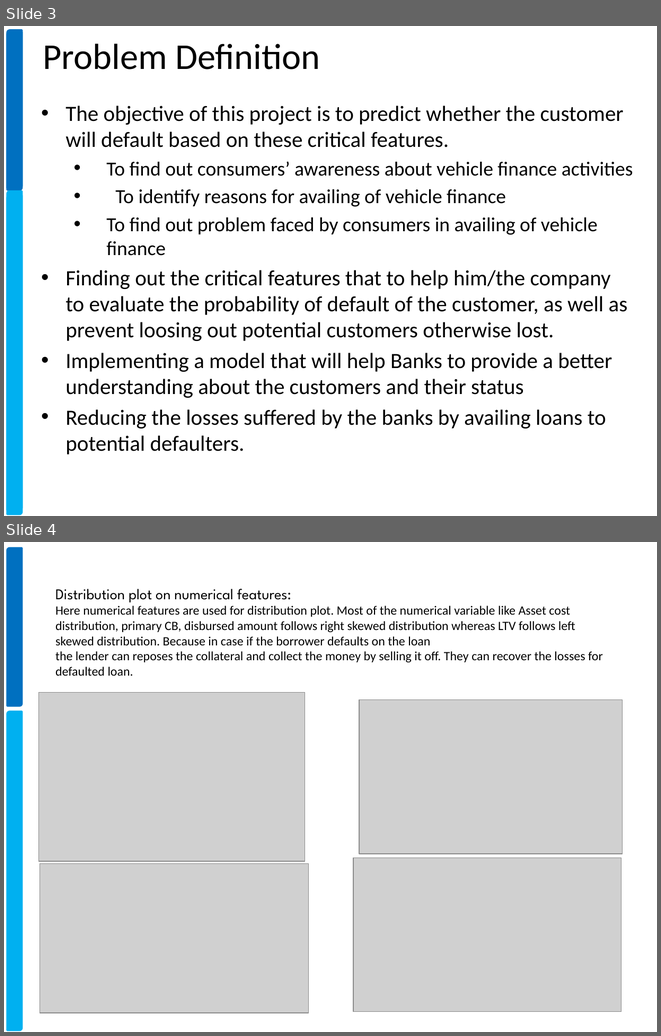
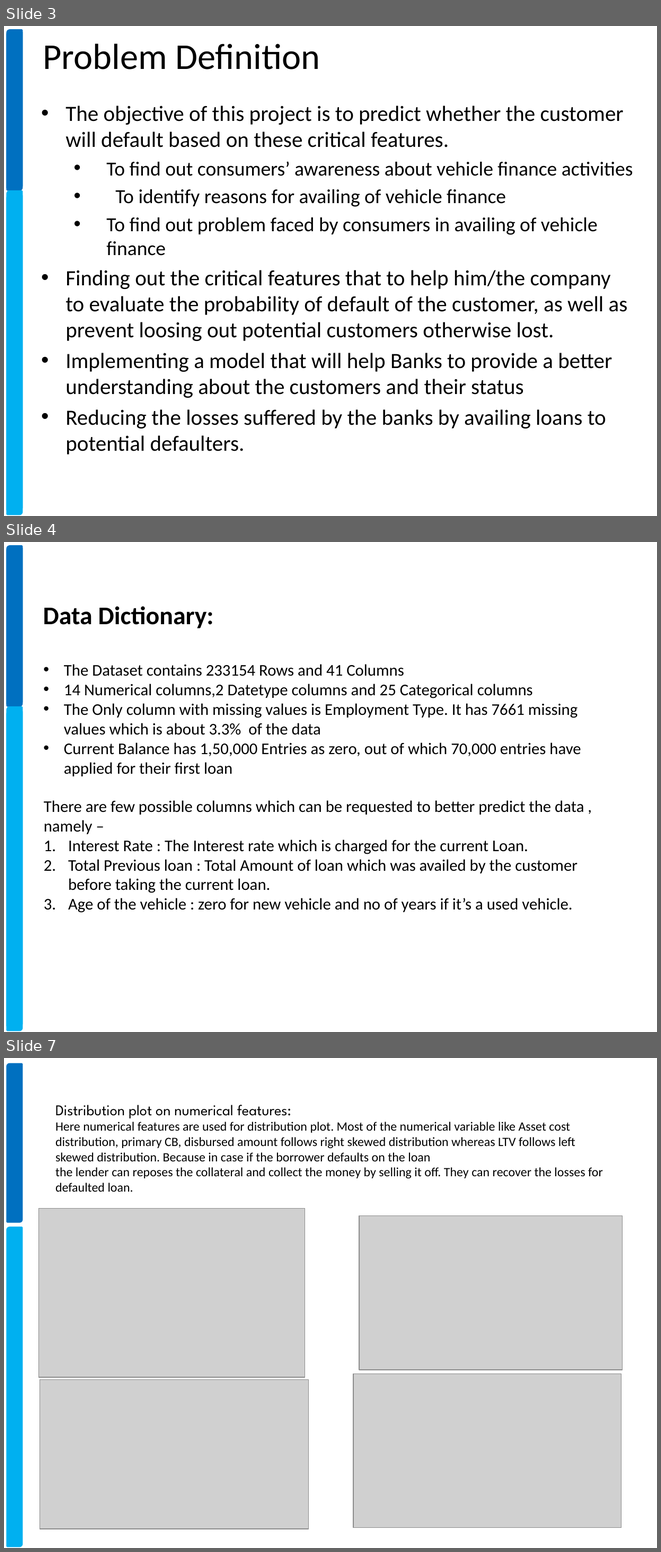
Before and after one commit to xavierigneous/Vehicle-Loan-Default-Prediction, a slide deck: Vehicle Loan Default Prediction.pptx. Shown one above the other, each under a label of ours: slides 3 and 4 before the commit, slides 3, 4 and 7 after it; the slides between them are not shown. The pictures are 661x1036 and 661x1552 pixels, drawn with LibreOffice and Linux fonts; fonts in the diff are those of the drawing; grey boxes stand for pictures; background and template pictures are left out. Boxes give left, top, right and bottom in pixels: in the first picture for what was removed or moved away, otherwise in the second. Text is boxed around its words. In the diff, an @@ line names an element or a change of style, - is before the commit and + after.

```diff
--- a/Vehicle Loan Default Prediction.pptx
+++ b/Vehicle Loan Default Prediction.pptx
@@ slide 4 added at <box>4,542,657,1032</box>, background #FFFFFF; not listed: 2 template elements that a slide beside it also shows @@
@@ round diag rect added at <box>7,546,22,704</box>, fill #0070C0, outline #0070C0 2 pt @@
@@ text added at <box>43,606,214,628</box>, 28 pt, text #000000, bold @@
+Data Dictionary:
@@ text added at <box>64,664,581,776</box>, 18 pt, text #000000 @@
+• The Dataset contains 233154 Rows and 41 Columns
+• 14 Numerical columns,2 Datetype columns and 25 Categorical columns
+• The Only column with missing values is Employment Type. It has 7661 missing values which is about 3.3% of the data
+• Current Balance has 1,50,000 Entries as zero, out of which 70,000 entries have applied for their first loan
@@ round diag rect added at <box>7,707,22,1026</box>, fill #00B0F0, outline #00B0F0 2 pt @@
@@ text added at <box>44,800,584,912</box>, 18 pt, text #000000 @@
+There are few possible columns which can be requested to better predict the data , namely –
+1. Interest Rate : The Interest rate which is charged for the current Loan.
+2. Total Previous loan : Total Amount of loan which was availed by the customer before taking the current loan.
+3. Age of the vehicle : zero for new vehicle and no of years if it’s a used vehicle.
@@ what was slide 4 is now slide 7 @@
```
Also in this commit, not shown: 2 other slides added.
